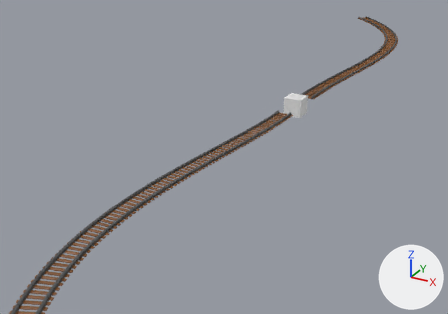
The FBX model Assets/models/rails/railPath.fbx: old version first, new version second.
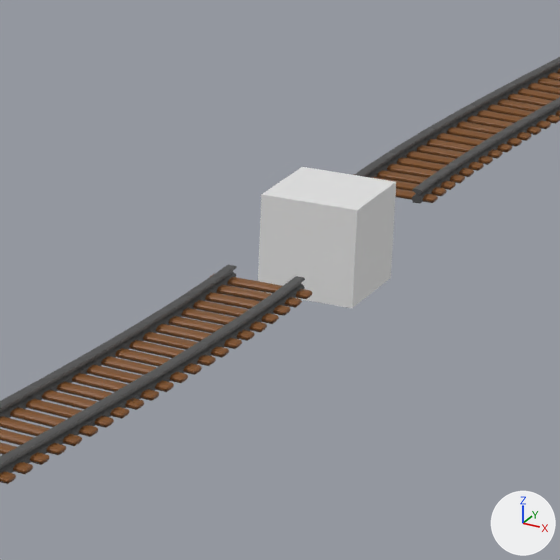
Old and new are each drawn from a 50 mm camera at (12.31, -30.63, 11.23) aimed at (-2.93, -2.92, -2.62) and again close up on the part from 53% to 75% of the width and 20% to 52% of the height. Lighting does not change. The marker at lower right points along +X, +Y and +Z. Where no turn or scale is listed for an object, it has been applied to the vertices.

Names of what the first close-up shows: '_colliderBox', 'railStright', 'railStright.002'.
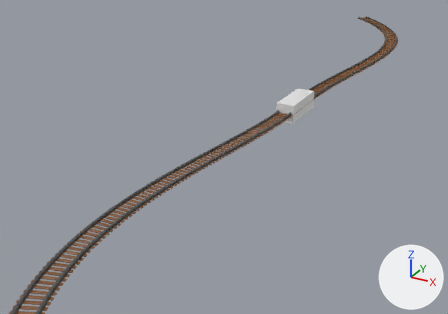
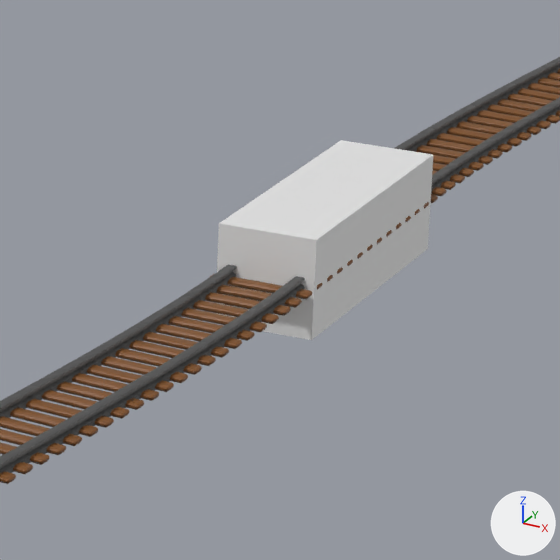
Changed parts and their boxes (x1, y1, x2, y2) in the close-ups (560 x 560 px):
'_colliderBox', mesh rescaled (57% wider, 42% taller)
    before: (258, 167, 396, 308)
    after: (216, 140, 433, 340)
'railelement.001', added
    after: (317, 202, 429, 290)

The change, as a diff of the scene's bpy script:
```diff
--- a/Assets/models/rails/railPath.fbx.py
+++ b/Assets/models/rails/railPath.fbx.py
@@ me_cube_005 @@
 me_cube_005.from_pydata(...)  # 8 vertices, 6 faces; spans x -0.5..0.5, y -0.5..0.5, z -0.5..0.5
 # used by ob_colliderbox; location = (0.0, 0.0, 0.0); rotation_euler = (1.571, 0.0, 0.0), in degrees (90, 0, 0)
+# me_cube_005 part 1: the whole mesh is scaled about its middle by (1, 1, 3)
@@ me_object_0_001 @@
+me_object_0_001.from_pydata(...)  # 624 vertices, 684 faces; spans x -0.51..0.51, y -1.5..1.5, z -0.04..0.11
+# faces by material slot: [573, 111]
+me_object_0_001.materials.append(mat_material_002)  # brown #7f5024
+me_object_0_001.materials.append(mat_material_005)  # dark grey #4e4e4e
@@ ob_railelement_001 @@
+ob_railelement_001 = bpy.data.objects.new('railelement.001', me_object_0_001)
+ob_railelement_001.location = (0.0, 0.0, 0.0)
```
